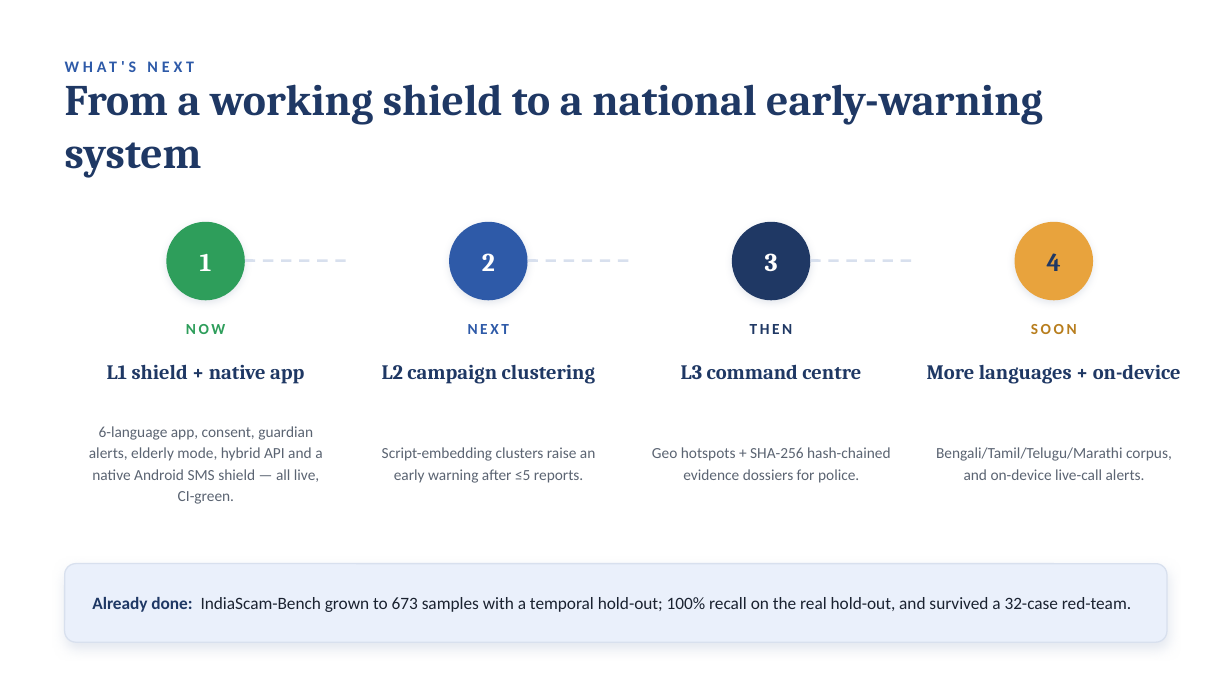
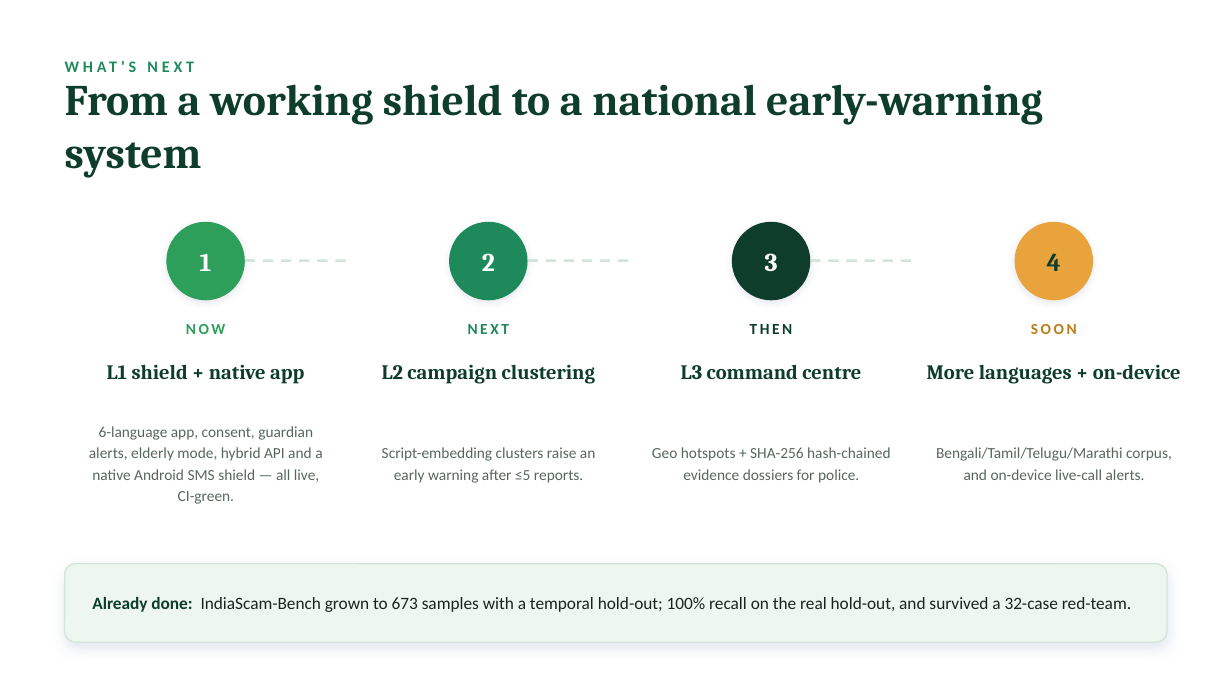
Before and after one commit to aditya501gupta/dhaal, a slide deck: slide 11 of deck/DHAAL_pitch.pptx. Drawn at 1232x693 pixels with LibreOffice and Linux fonts; fonts in the diff are those of the drawing. Boxes give left, top, right and bottom in pixels: in the first picture for what was removed or moved away, otherwise in the second. Text is boxed around its words. In the diff, an @@ line names an element or a change of style, - is before the commit and + after.

Commit message:
Submission polish: green deck (13 slides, team) + detailed document, conservative 98/98/2 metrics, guardian-number sync in native app

```diff
--- a/deck/DHAAL_pitch.pptx
+++ b/deck/DHAAL_pitch.pptx
@@ text "WHAT'S NEXT" at [129,61,137,72]: text colour #2E5AA8 to #1E8A5B @@
@@ ellipse at [449,222,528,300]: fill #2E5AA8 to #1E8A5B @@
@@ ellipse at [732,222,811,300]: fill #1F3864 to #0E3D2C @@
@@ line (245, 261) - (347, 261): stroke #D8E0EE 2 pt dashed to #D3E4DA 2 pt dashed @@
@@ line (528, 261) - (629, 261): stroke #D8E0EE 2 pt dashed to #D3E4DA 2 pt dashed @@
@@ line (811, 261) - (912, 261): stroke #D8E0EE 2 pt dashed to #D3E4DA 2 pt dashed @@
@@ text "NEXT" at [468,324,509,334]: text colour #2E5AA8 to #1E8A5B @@
@@ text colour #1F3864 to #0E3D2C in 7 elements at [65,84,1043,178], [107,364,304,384], [382,365,595,384], [750,324,793,334], [681,364,861,379], [1047,253,1061,271], [927,364,1181,384] @@
@@ text colour #5B6472 to #59665E in 4 elements at [89,426,322,504], [382,447,595,483], [652,447,890,483], [936,447,1172,480] @@
@@ rounded rectangle at [65,564,1167,642]: fill #EAF0FB to #EEF6F0; outline #D8E0EE 1 pt to #D3E4DA 1 pt @@
@@ text "Already done: IndiaScam-Bench grown to ..." at [92,597,1131,612]: text colour #1F3864 to #0E3D2C in "Already done:"; text colour #1A2230 to #17251E @@
```
Also in this commit, not shown: 11 other slides changed, 1 slide added, 22 other files.
